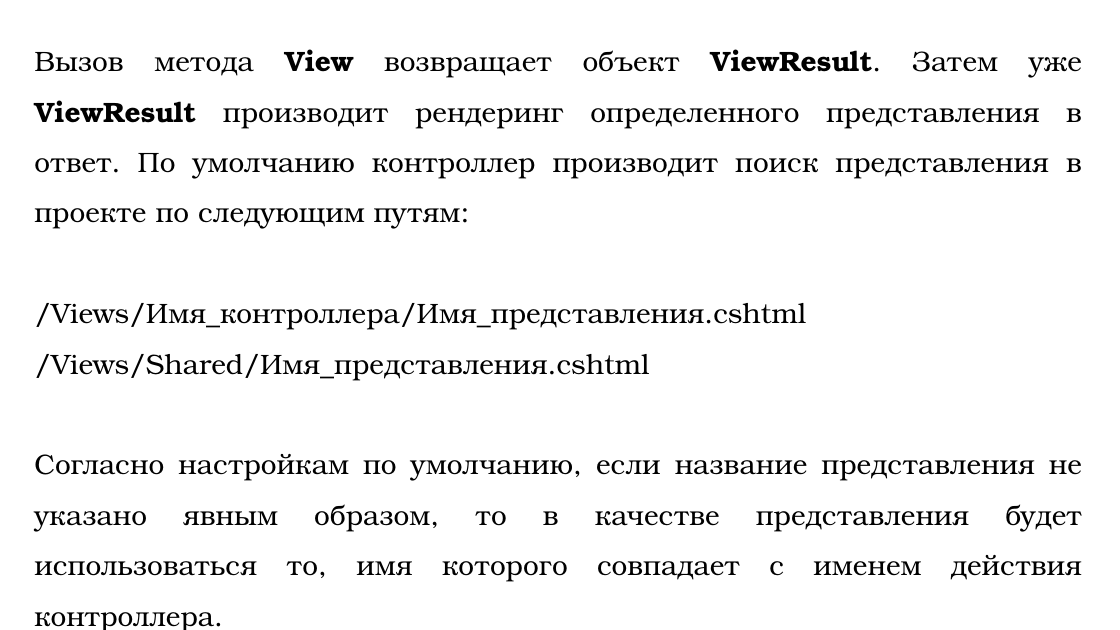
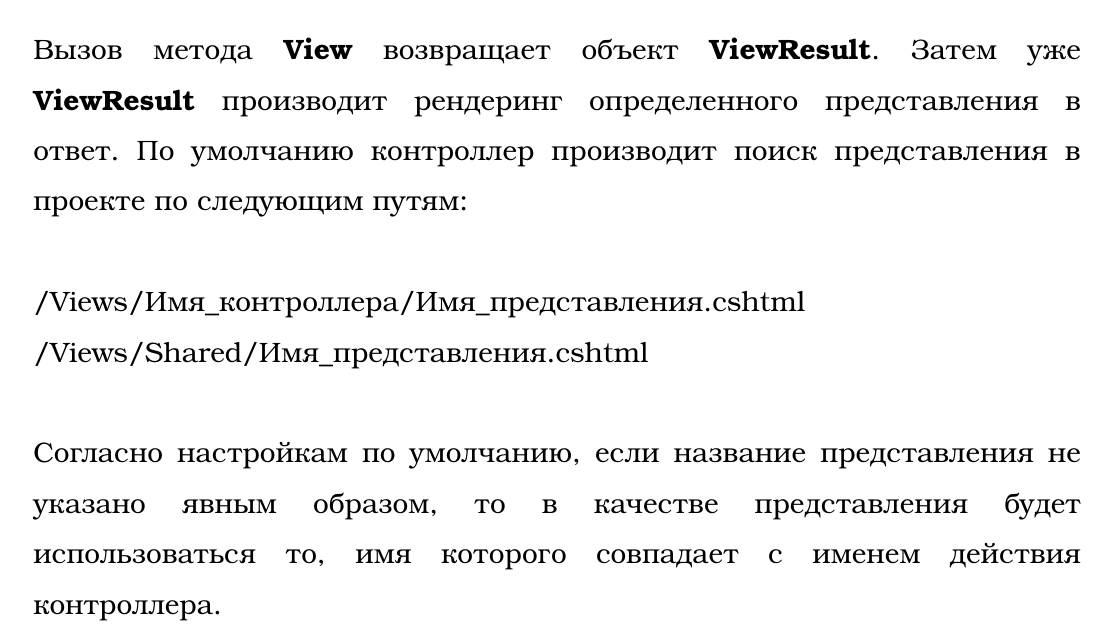
Before and after one commit to DaniilKlyukin/OOP-4, a slide deck: slide 8 of Лекции/ООП 1 лек 4.pptx (slide 9 before the commit). Drawn at 1120x630 pixels with LibreOffice and Linux fonts; fonts in the diff are those of the drawing. Boxes give left, top, right and bottom in pixels: in the first picture for what was removed or moved away, otherwise in the second. Text is boxed around its words. In the diff, an @@ line names an element or a change of style, - is before the commit and + after.

```diff
--- a/Лекции/ООП 1 лек 4.pptx
+++ b/Лекции/ООП 1 лек 4.pptx
@@ text "Вызов метода View возвращает объект ...": place and size @@
-text "Вызов метода View возвращает объект ..." at [34, 49, 1082, 580]
+text "Вызов метода View возвращает объект ..." at [33, 37, 1081, 568]
```
Also in this commit, not shown: 6 other slides changed, 1 slide removed.
